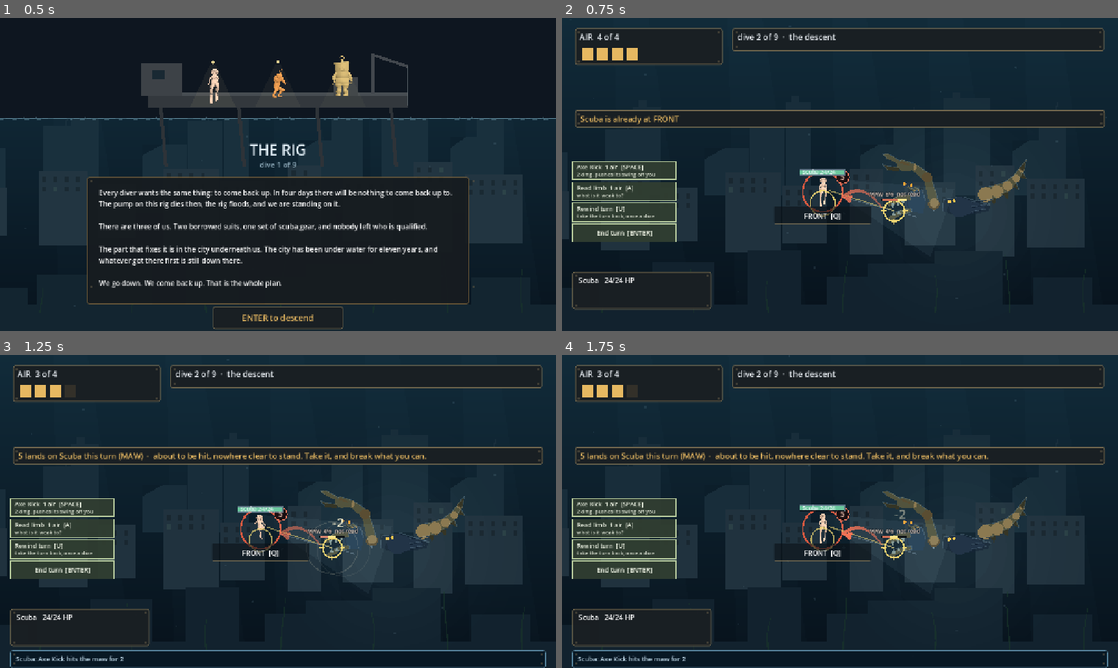
Above: before the commit, frames 1-4 (two rows, left to right).
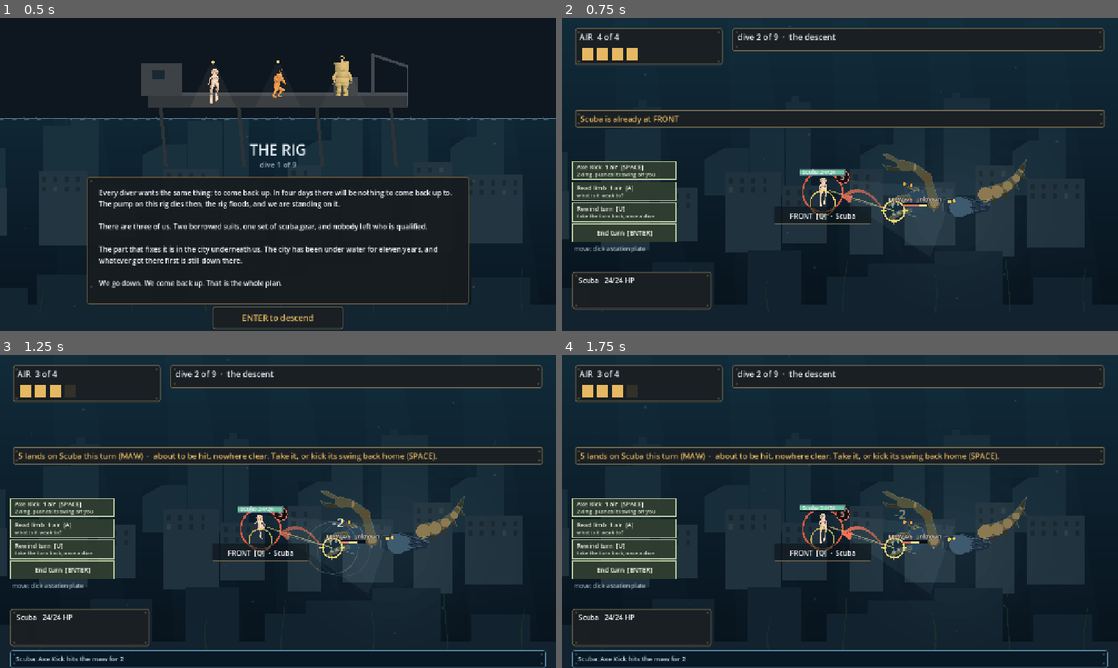
Above: after the commit, the same moments.

Repository: ImmortalDemonGod/salvage
Game: Godot game, scene res://game/main.tscn
Same seed, same stepped clock (60 frames per second), same inputs: the game is played once before the commit and once after it.
Inputs (mouse positions are in pixels of both pictures, inside the frame that each line leads up to):
- Up to frame 1 (0.5 s): no input
- Up to frame 2 (0.75 s): tap Enter at 0.5 s; move the mouse to (962, 158) at 0.52 s; hold Right from 0.53 s (still down); tap 1 at 0.6 s; click (962, 158) at 0.67 s
- Up to frame 3 (1.25 s): keep holding Right; tap Space at 0.77 s
- Up to frame 4 (1.75 s): release Right at 1.25 s; drag from (728, 527) to (812, 574) at 1.27 s

Frame 1 is identical in both runs. In frame 2, 0.7% of the frame differs, in the area x 2-75%, y 55-75%; in frame 3, 1.1%, in the area x 2-79%, y 31-75%; in frame 4, 1.1%.

Commit message:
round four: the plate names its occupant, and every reader artifact dies
Occupancy is written on the plate (UNDER [E] · Drum) so destination
glow and current station can never be confused; the glow itself only
speaks while the prompt that names it is visible; limb readouts pull
inward toward the body and stagger rows so neighbours cannot collide;
the tofu-box glyph the font did not own becomes a name; the lurker's
near bulk brightens; BACKLINE steps clear of the button column
(mouserun re-proven green after the move); the windup badge never
hides behind the banner; the nowhere-clear line offers the shove when
the shove can answer; the missing move verb is taught under the
buttons it lives beside; THE PART says its name like it matters.

Diff:
--- a/content/encounters.gd
+++ b/content/encounters.gd
@@ -107,7 +107,7 @@
 		# a LONGER, thinner body: the stations sit further apart along it,
 		# so the board itself reads differently from the crab's
 		"art": {"kind": "worm", "scale": 188.0, "pos": [910, 312], "tint": [0.72, 0.78, 0.42]},
-		"places": {"0": [584, 386], "1": [860, 270], "2": [952, 516], "4": [286, 386]},
+		"places": {"0": [584, 386], "1": [860, 270], "2": [952, 516], "4": [338, 386]},
 		"party": 2,
 		# The drum is fitted before this fight, so it is declared HERE.
 		# While gear was a global set by the run, the bands measured the
@@ -158,7 +158,7 @@
 	"dredge": {
 		"title": "the dredge",
 		"art": {"kind": "dredge", "scale": 168.0, "pos": [884, 320], "tint": [0.46, 0.40, 0.30]},
-		"places": {"0": [614, 400], "1": [782, 296], "3": [1108, 348], "4": [286, 400]},
+		"places": {"0": [614, 400], "1": [782, 296], "3": [1108, 348], "4": [338, 400]},
 		"party": 3,
 		"drum": true,
 		# UNDER is closed here. Every open station must either expose a limb
--- a/game/art.gd
+++ b/game/art.gd
@@ -100,10 +100,12 @@
 		var a0: float = PI * 0.85 + float(k) * 0.09
 		_dot(ci, xf, Vector2(-0.14, -0.30) + Vector2(cos(a0), sin(a0)) * 0.17, 0.012,
 			Color(0.72, 0.84, 0.90, 0.35))
-	# a suggestion of bulk that fades into nothing
+	# a suggestion of bulk that fades into nothing, but VISIBLY: SHELL
+	# for the near segments, SHELL_DK only at the fading tail (round
+	# four still could not find the monster in the dark)
 	for i in range(5):
 		var t: float = 0.10 + float(i) * 0.085
-		_dot(ci, xf, Vector2(t, -0.28), 0.155 - float(i) * 0.028, SHELL_DK)
+		_dot(ci, xf, Vector2(t, -0.28), 0.155 - float(i) * 0.028, SHELL if i < 3 else SHELL_DK)
 	# eyes in the dark, which is all you actually get to see of it
 	_dot(ci, xf, Vector2(-0.055, -0.360), 0.030, GOLD)
 	_dot(ci, xf, Vector2(0.020, -0.375), 0.024, GOLD)
--- a/game/main.gd
+++ b/game/main.gd
@@ -890,6 +890,11 @@
 		var only: String = kill.trim_prefix("or ")
 		return "%s  ·  about to be hit, nowhere clear to stand. %s%s." % [
 			_incoming(d), only.substr(0, 1).to_upper(), only.substr(1)]
+	var d9 = combat.divers[selected]
+	if d9.kit.size() > 0 and String(d9.kit[0].kind) == "hit_shove" and combat.target_limb(d9) >= 0:
+		for it9 in combat.locked:
+			if int(it9.limb) == combat.target_limb(d9) and int(d9.station) in it9.stations:
+				return "%s  ·  about to be hit, nowhere clear. Take it, or kick its swing back home (SPACE)." % _incoming(d)
 	return "%s  ·  about to be hit, nowhere clear to stand. Take it, and break what you can." % _incoming(d)
 
 func _lock_step(p) -> String:
@@ -1150,7 +1155,11 @@
 		# creature at the limb itself (_draw_limb_bars): two rounds of
 		# cold reads proved a limb bar at a station reads as belonging to
 		# whoever stands there
-		lbl.text = "%s  [%s]" % [Combat.STATION_NAMES[i], String(keys2[i])]
+		var occ_name := ""
+		for od in combat.divers:
+			if not od.down and int(od.station) == i:
+				occ_name = "  ·  %s" % String(od.dname)
+		lbl.text = "%s  [%s]%s" % [Combat.STATION_NAMES[i], String(keys2[i]), occ_name]
 	# A cut line must READ as a cut line. This showed "AIR 3 / 3" after the
 	# umbilical rule fired, so the pool and its ceiling shrank together and
 	# the player could not tell anything had been taken from them.
@@ -1897,7 +1906,7 @@
 				# it bites where it stands: ring the station instead
 				var rr: float = 56.0 + 5.0 * pulse
 				draw_arc(dst, rr, 0, TAU, 40, Color(0.98, 0.46, 0.34, 0.45 + 0.45 * pulse), 5.0)
-				var pip0: Vector2 = dst + Vector2(0.0, -64.0)
+				var pip0: Vector2 = Vector2(dst.x, max(dst.y - 64.0, 306.0))
 				if int(st) in drawn:
 					continue
 				drawn.append(int(st))
@@ -2043,8 +2052,8 @@
 	draw_line(box.position + Vector2(w * 0.33, 0), box.position + Vector2(w * 0.33, h), Color(0.30, 0.24, 0.16), 3.0)
 	draw_line(box.position + Vector2(w * 0.66, 0), box.position + Vector2(w * 0.66, h), Color(0.30, 0.24, 0.16), 3.0)
 	var df2: Font = ThemeDB.fallback_font
-	draw_string(df2, box.position + Vector2(-8, h + 26.0), "the part", HORIZONTAL_ALIGNMENT_LEFT, -1, 13,
-		Color(0.95, 0.85, 0.55, 0.9))
+	draw_string(df2, box.position + Vector2(-8, h + 26.0), "THE PART", HORIZONTAL_ALIGNMENT_LEFT, -1, 14,
+		Color(0.98, 0.90, 0.60))
 	var mx := float(int((combat.enc.salvage as Dictionary).hp))
 	for k in range(int(mx)):
 		var lit: bool = k < combat.salvage_hp
@@ -2062,7 +2071,7 @@
 	var t: float = 0.5 + 0.5 * sin(_clock * 3.2)
 	# the chip the prompt is talking about glows; words and board agree
 	# by light rather than by both reciting station names
-	if _hint_station >= 0 and combat.station_open(_hint_station):
+	if _hint_station >= 0 and combat.station_open(_hint_station) and ui_step.get_parent().visible:
 		var hr: Rect2 = Rect2(ui_stations[_hint_station].position, ui_stations[_hint_station].size)
 		draw_rect(hr, Color(0.95, 0.85, 0.45, 0.10 + 0.05 * t))
 		draw_rect(hr.grow(3.0), Color(0.95, 0.85, 0.45, 0.75 + 0.2 * t), false, 3.0)
@@ -2140,6 +2149,10 @@
 	if combat == null or combat.outcome != "ongoing":
 		return
 	var btns: Array = bar_buttons()
+	var dfm: Font = ThemeDB.fallback_font
+	var mv_y: float = BAR_TOP + float(bar_buttons().size()) * (BAR_H + BAR_GAP) + 14.0
+	draw_string(dfm, Vector2(BAR_X + 4.0, mv_y), "move: click a station plate",
+		HORIZONTAL_ALIGNMENT_LEFT, -1, 13, Color(0.62, 0.70, 0.76))
 	var df: Font = ThemeDB.fallback_font
 	for i in range(btns.size()):
 		var b: Dictionary = btns[i]
@@ -2207,7 +2220,7 @@
 				st = s2
 		if st < 0:
 			continue
-		var at: Vector2 = _limb_at(lb)
+		var at: Vector2 = _limb_at(lb).lerp(_body_at(), 0.35) + Vector2(0, float(lb % 2) * -20.0)
 		if combat.limb_broken[lb]:
 			draw_string(df, at + Vector2(-34, -14), "BROKEN", HORIZONTAL_ALIGNMENT_LEFT, -1, 13,
 				Color(0.60, 0.66, 0.70, 0.9))
@@ -2218,7 +2231,7 @@
 		if int(combat.limb_stun[lb]) > 0:
 			suffix = "  SHUT %d" % int(combat.limb_stun[lb])
 		elif not combat.known(lb):
-			suffix = "  not read"
+			suffix = "  unknown"
 		else:
 			match combat.trait_of(lb):
 				"brittle": suffix = "  takes x2"
Not shown, added: site/index.apple-touch-icon.png.import
Not shown, added: site/index.icon.png.import
Not shown, added: site/index.png.import
